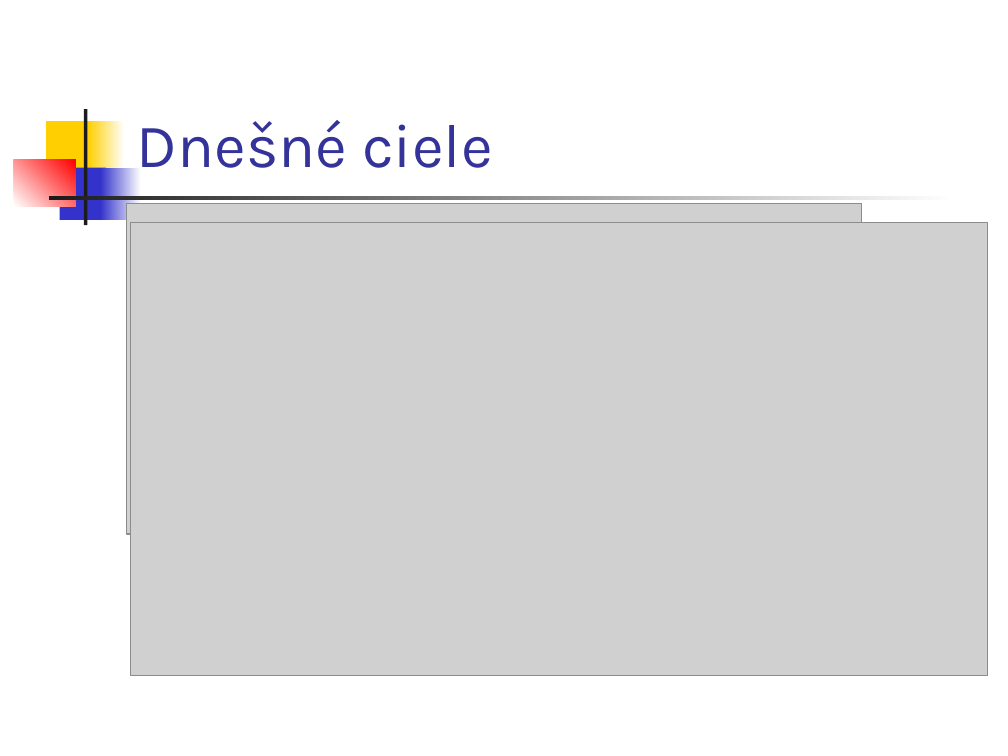
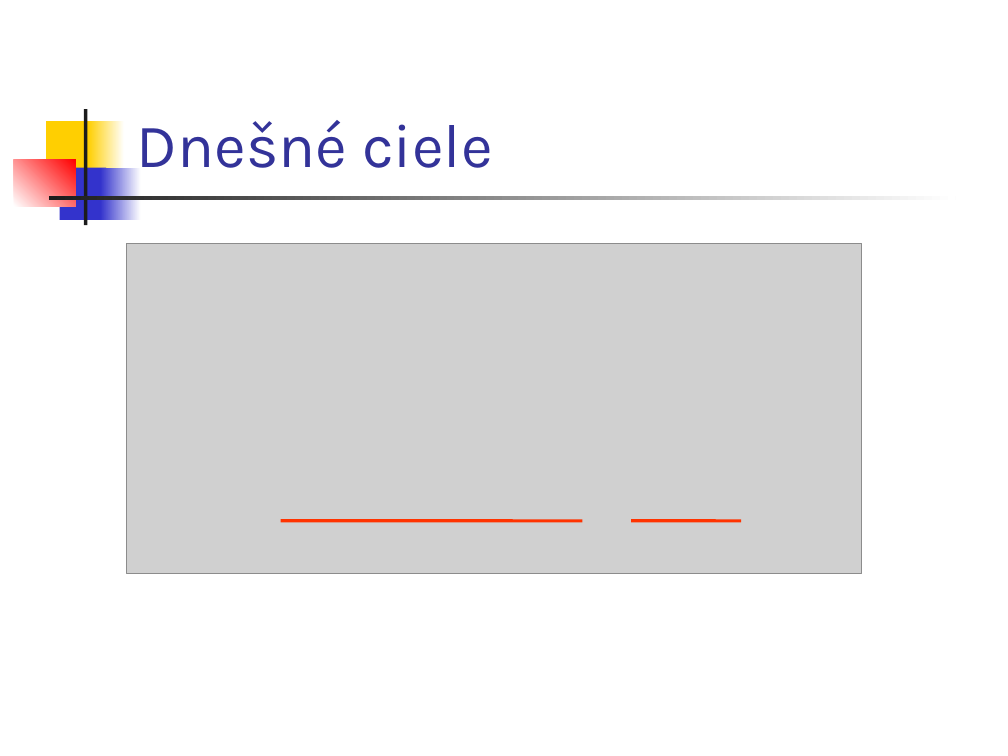
Before and after one commit to Programovanie4/Prednasky, a slide deck: slide 13 of 04/04_java.ppt. Drawn at 1008x756 pixels with LibreOffice and Linux fonts; fonts in the diff are those of the drawing; grey boxes stand for pictures. Boxes give left, top, right and bottom in pixels: in the first picture for what was removed or moved away, otherwise in the second. Text is boxed around its words. In the diff, an @@ line names an element or a change of style, - is before the commit and + after.

```diff
--- a/04/04_java.ppt
+++ b/04/04_java.ppt
@@ picture removed at (130,223,987,676) @@
@@ picture: place and size @@
-picture at (127,204,862,534)
+picture at (127,243,862,574)
@@ line added from (280, 521) to (583, 521), #FF3300 2.24 pt @@
@@ line added from (631, 521) to (741, 521), #FF3300 2.24 pt @@
```
Also in this commit, not shown: 12 other slides changed, 4 other files.
